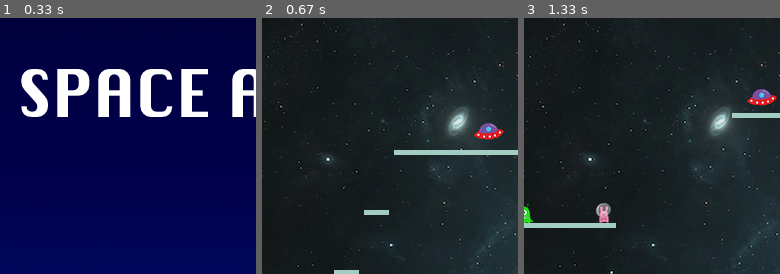
Above: before the commit, frames 1-3 (left to right).
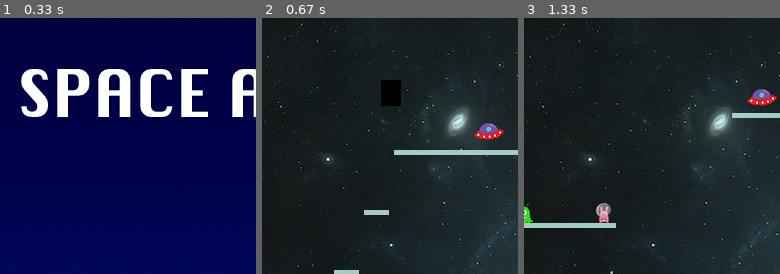
Above: after the commit, the same moments.

Repository: ezfe/Space-Attack
Game: pygame game, started from Space-Attack/main.py
Two runs of this game, one before a commit and one after it. Both use one fixed random seed, a clock stepped at 60 frames per second and the inputs below.
Inputs (mouse positions are % of the whole screen's width and height, from its top left):
- Up to frame 1 (0.33 s): no input
- Up to frame 2 (0.67 s): click (31, 76) at 0.4 s
- Up to frame 3 (1.33 s): hold Space 0.67-1.13 s; hold Right 0.67-1.13 s
The pictures show only the part of the screen within x 4-54%, y 15-65%; the shares and areas given below are measured in that part.

Frame 1 is identical in both runs. In frame 2, 0.8% of the frame differs, in the area x 46-55%, y 24-35%; in frame 3, nothing differs.

Commit message:
Evil astronauts

Diff:
--- a/Space-Attack/levels/level1.json
+++ b/Space-Attack/levels/level1.json
@@ -17,6 +17,15 @@
     "x": 230,
     "y": 180
   },
+  "evil astronauts": [
+  	{
+  		"x1": 128,
+  		"y1": 128,
+  		"x2": 256,
+  		"y2": 256,
+  		"time": 2
+  	}
+  ],
   "walls": [
     {
       "width": 150,
--- a/Space-Attack/main.py
+++ b/Space-Attack/main.py
@@ -203,6 +203,10 @@
             for powerup in self.level['power ups']:
                 self.powerup = PowerUp(powerup['x'],powerup['y'],self.spritegroup,powerup['type'],powerup['amount'])
 
+        if "evil astronauts" in self.level:
+            for evilastronaut in self.level['evil astronauts']:
+                self.evilastronaut = EvilAstronaut(evilastronaut['x1'], evilastronaut['y1'], self.spritegroup, evilastronaut['x2'], evilastronaut['y2'], evilastronaut['time'])
+
         for wall in self.level['walls']:
             self.wall = Wall(wall['x'],wall['y'],wall['width'],wall['height'],self.spritegroup)
             self.wall.color = (163,204,194)
@@ -220,6 +224,46 @@
     def setImage(self, image):
         self.image = pygame.image.load(image).convert_alpha()
         self.dirty = 1
+
+class EvilAstronaut(Actor):
+    x1, y1, x2, y2, time = None, None, None, None, None
+
+    status = "none"
+
+    def __init__(self, x1, y1, actor_list, x2, y2, time):
+        super().__init__(x1, y1, 20, 26, actor_list)
+        self.x1 = x1
+        self.x2 = x2
+        self.y1 = y1
+        self.y2 = y2
+        self.time = time
+        self.status = "to"
+
+    def setImage(self, image):
+        self.image = pygame.image.load(image).convert_alpha()
+        self.dirty = 1
+
+    def update(self):
+        if self.status == "none":
+            return
+
+        deltaX = self.x2 - self.x1
+        deltaY = self.y2 - self.y1
+        timePercent = 1 / (20 * self.time)
+        thisDeltaX = deltaX * timePercent
+        thisDeltaY = deltaY * timePercent
+
+        if self.status == "to":
+            self.x += thisDeltaX
+            self.y += thisDeltaY
+        elif self.status == "from":
+            self.x -= thisDeltaX
+            self.y -= thisDeltaY
+
+        if self.x < self.x1 or self.y < self.y1:
+            self.status = "to"
+        if self.x > self.x2 or self.y > self.y2:
+            self.status = "from"
 
 class Background(Actor):
     """
